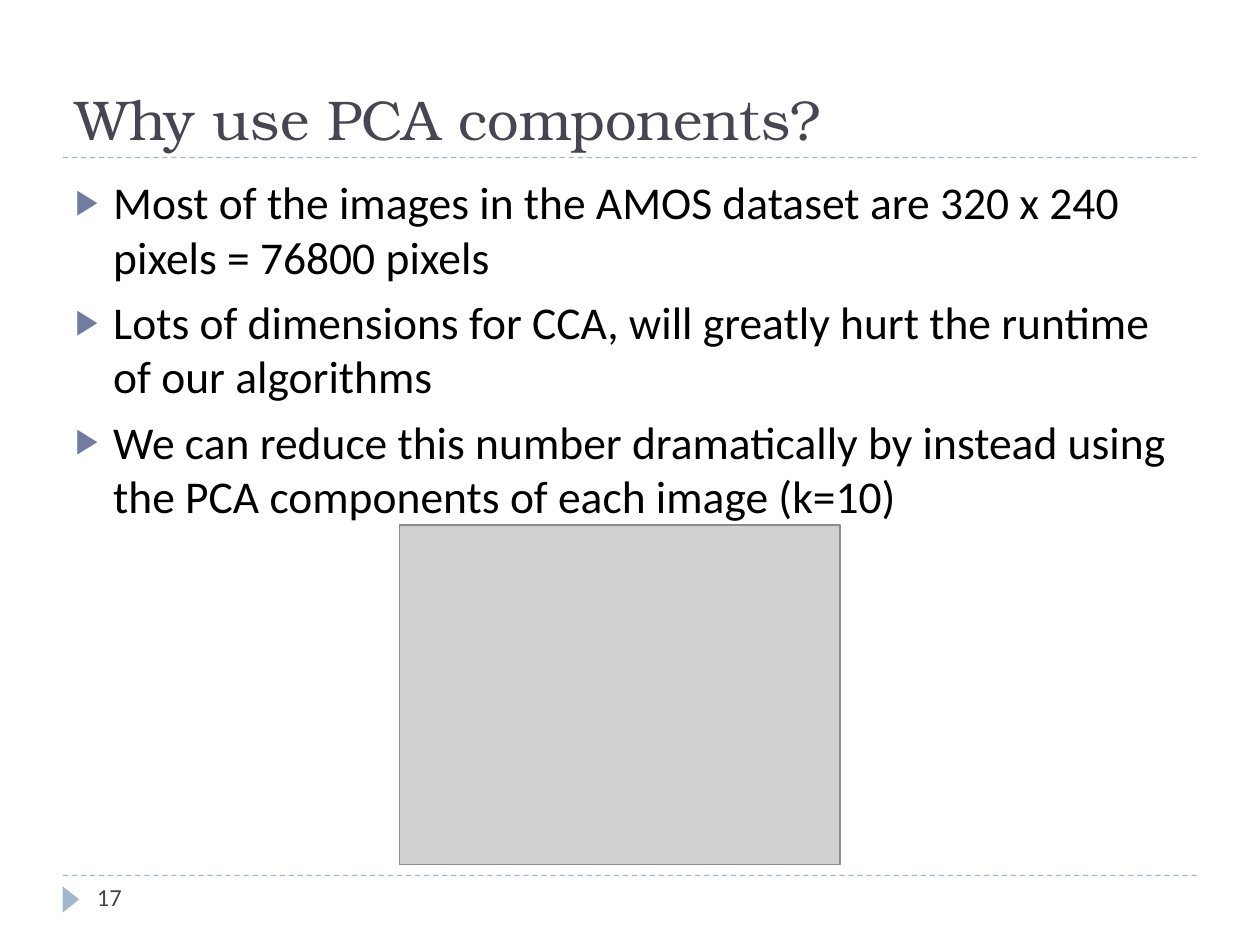
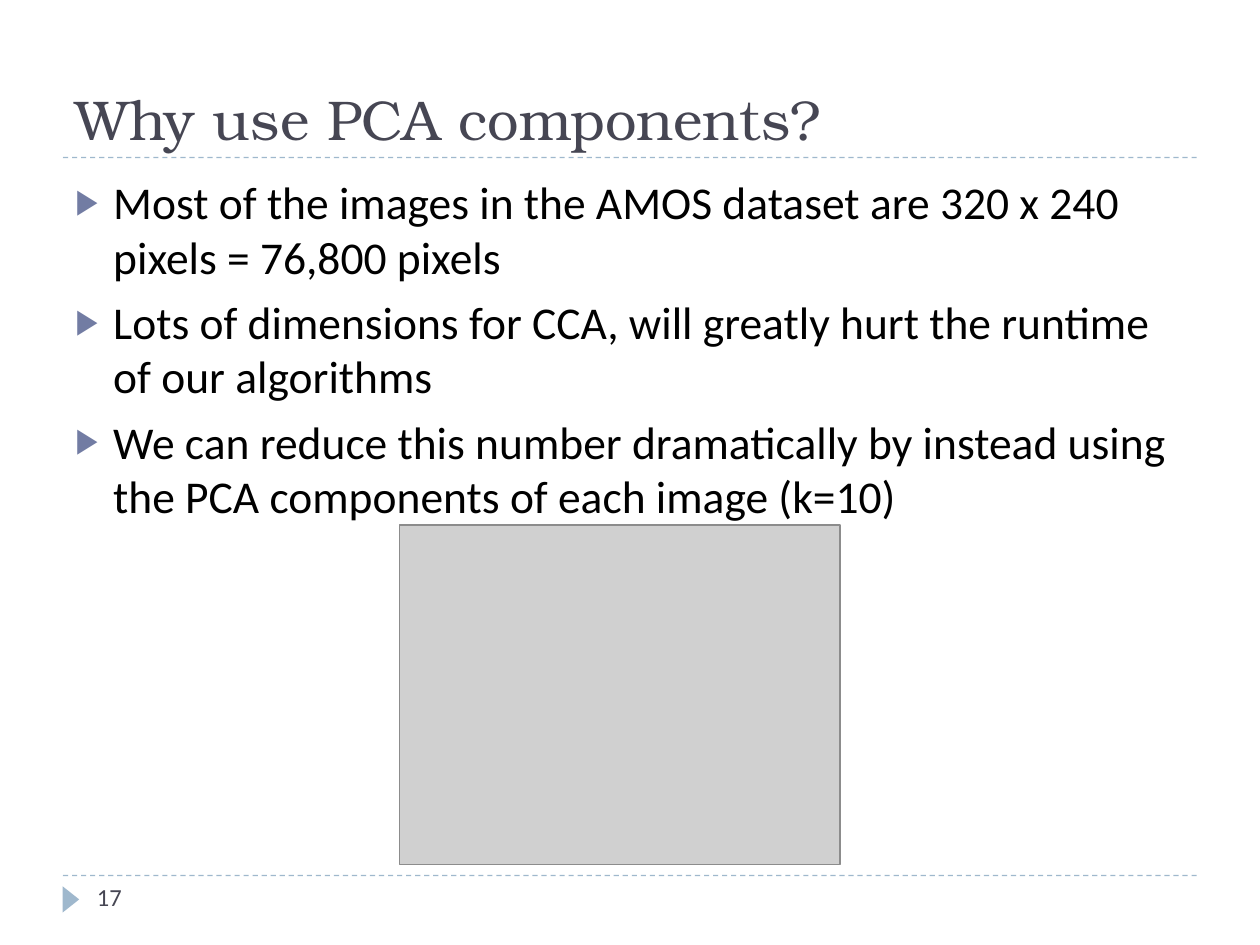
Before and after one commit to rspeyer/rzs-thesis, a slide deck: slide 17 of thesis-defense.pptx. Drawn at 1260x945 pixels with LibreOffice and Linux fonts; fonts in the diff are those of the drawing; grey boxes stand for pictures. Boxes give left, top, right and bottom in pixels: in the first picture for what was removed or moved away, otherwise in the second. Text is boxed around its words. In the diff, an @@ line names an element or a change of style, - is before the commit and + after.

```diff
--- a/thesis-defense.pptx
+++ b/thesis-defense.pptx
@@ text at <box>113,187,1118,282</box>: text changed @@
-▶ Most of the images in the AMOS dataset are 320 x 240 pixels = 76800 pixels
+▶ Most of the images in the AMOS dataset are 320 x 240 pixels = 76,800 pixels
```
Also in this commit, not shown: 13 other slides changed, 2 other files.
